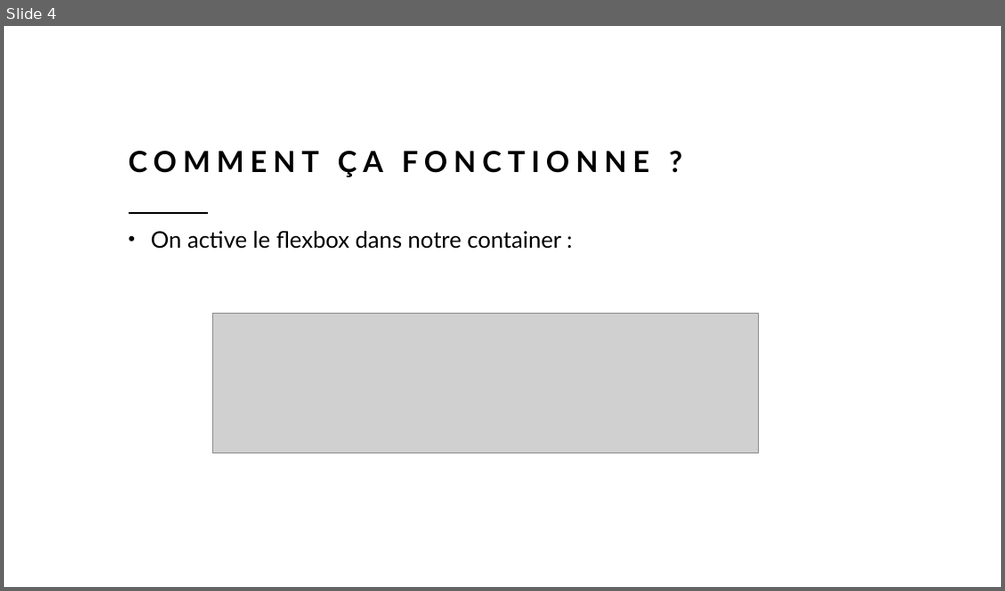
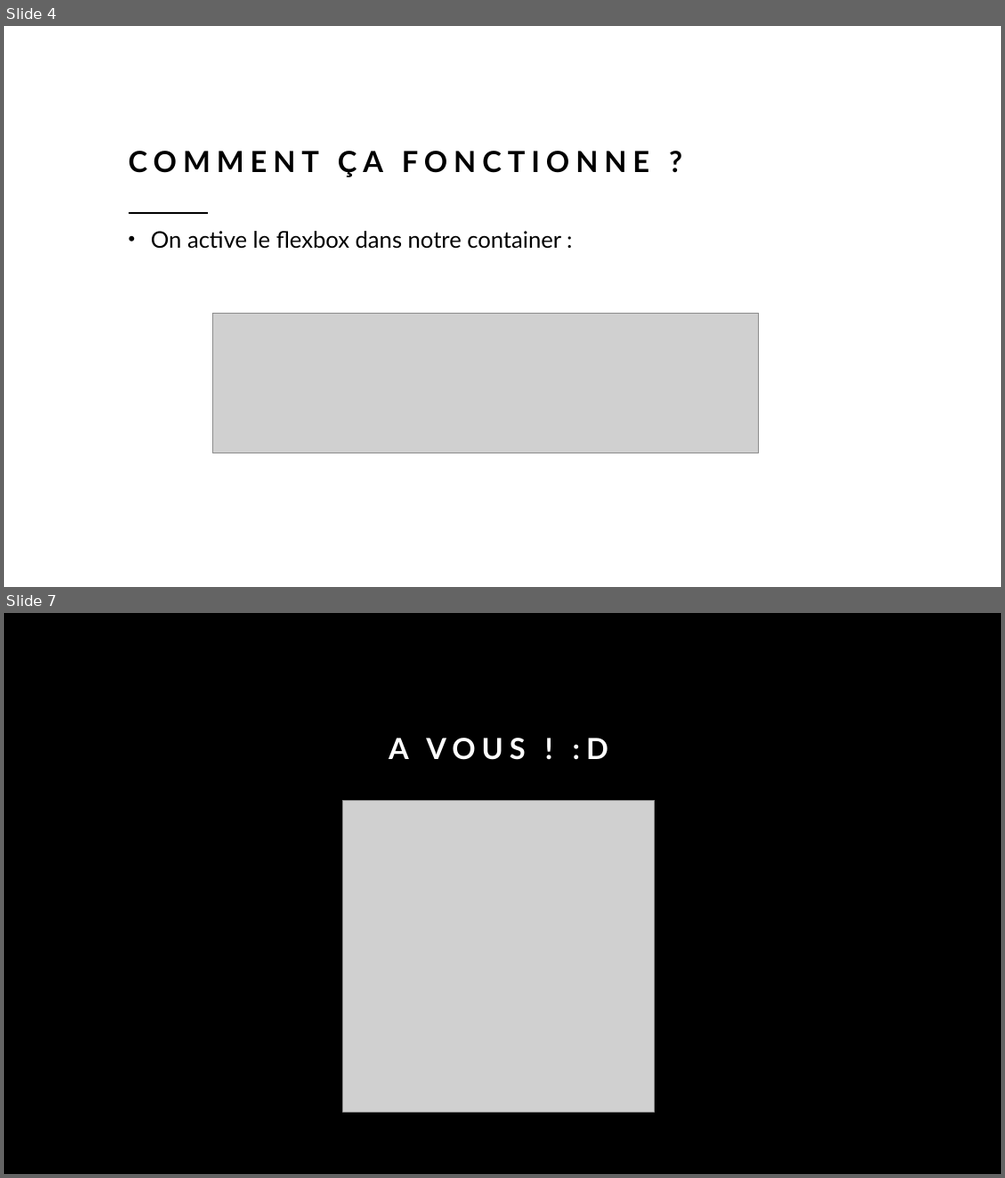
Before and after one commit to FerrandezBenjamin/DAEU, a slide deck: Cours_7/Cours programmation WEB7.pptx. Shown one above the other, each under a label of ours: slide 4 before the commit, slides 4 and 7 after it; the slides between them are not shown. The pictures are 1005x591 and 1005x1178 pixels, drawn with LibreOffice and Linux fonts; fonts in the diff are those of the drawing; grey boxes stand for pictures. Boxes give left, top, right and bottom in pixels: in the first picture for what was removed or moved away, otherwise in the second. Text is boxed around its words. In the diff, an @@ line names an element or a change of style, - is before the commit and + after.

```diff
--- a/Cours_7/Cours programmation WEB7.pptx
+++ b/Cours_7/Cours programmation WEB7.pptx
@@ slide 7 added at [4, 613, 1001, 1174], background #000000 @@
@@ title added at [388, 738, 608, 760], 28 pt, text #FFFFFF, bold @@
+A VOUS ! :D
@@ picture added at [343, 800, 655, 1111] @@
```
Also in this commit, not shown: 1 slide changed, 2 other slides added, 1 slide removed, 2 other files.
